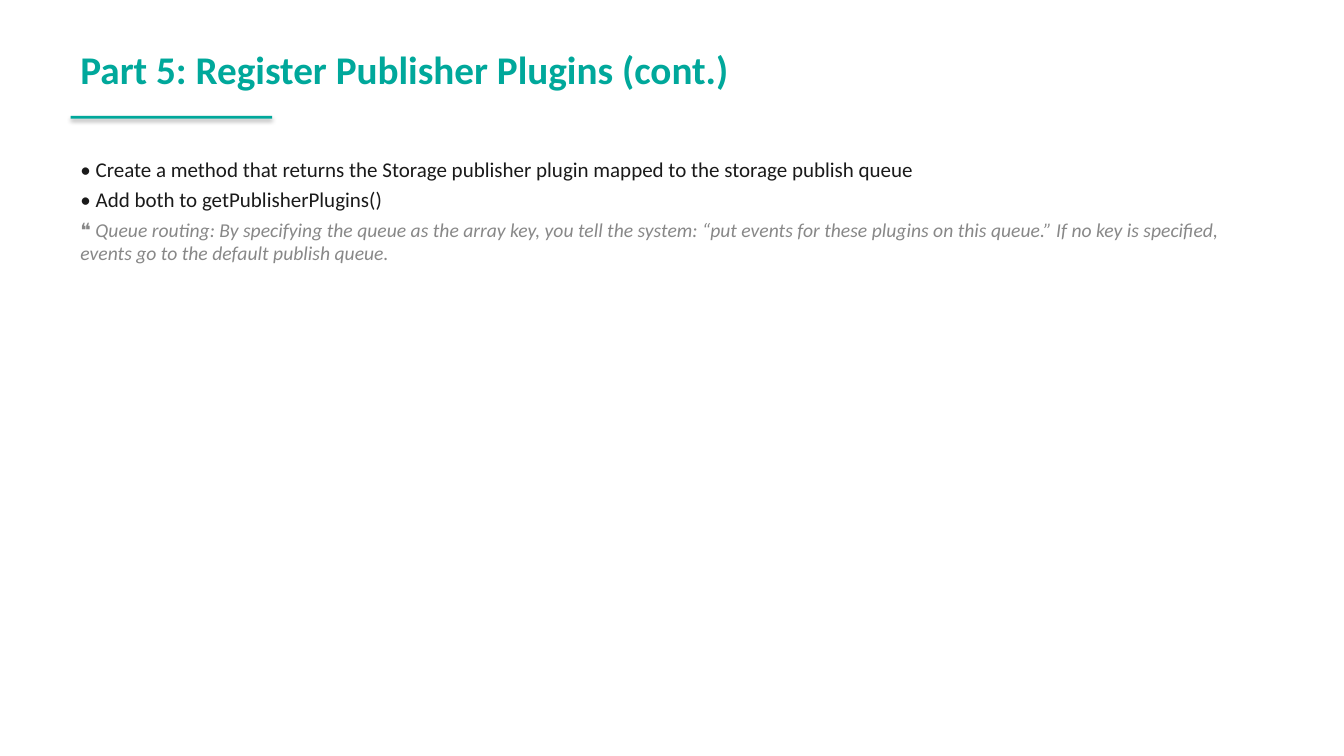
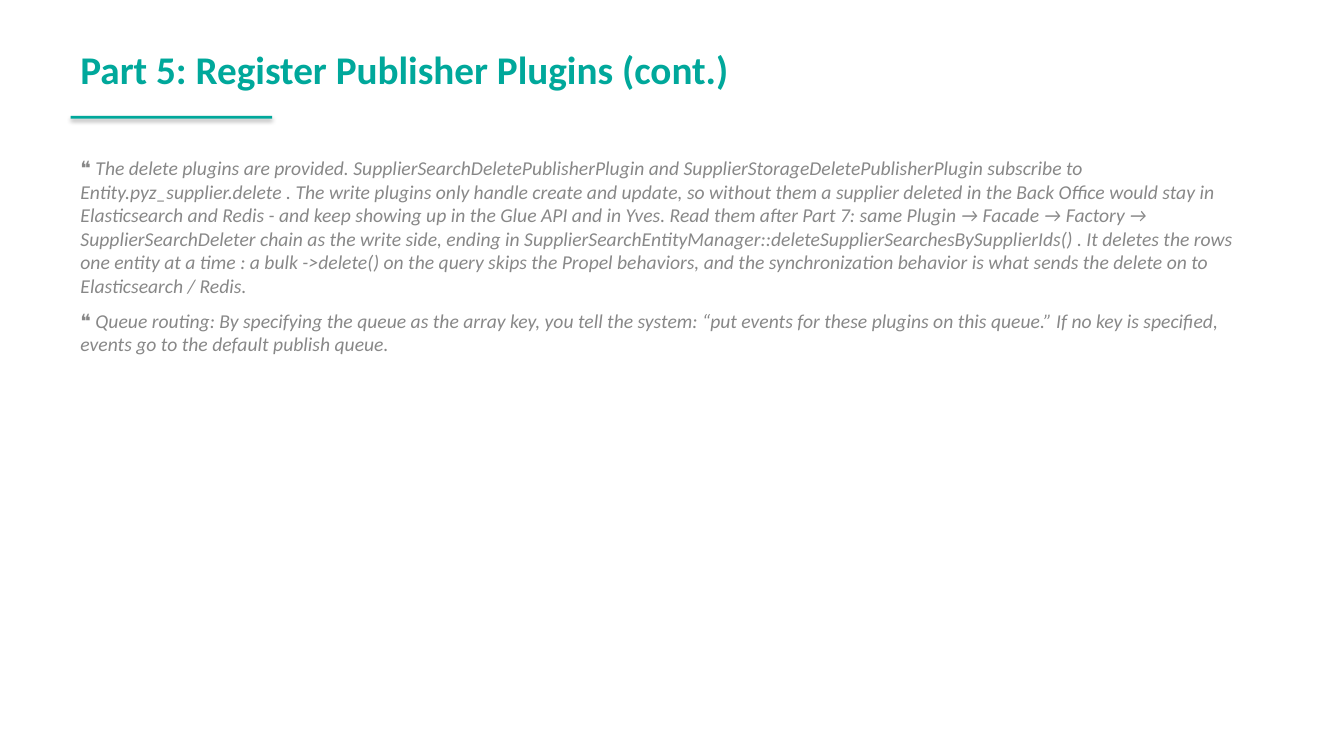
Before and after one commit to spryker-academy/instructor-exercises, a slide deck: slide 98 of guides-pptx/spryker-academy-professional.pptx (slide 97 before the commit). Drawn at 1344x756 pixels with LibreOffice and Linux fonts; fonts in the diff are those of the drawing. Boxes give left, top, right and bottom in pixels: in the first picture for what was removed or moved away, otherwise in the second. Text is boxed around its words. In the diff, an @@ line names an element or a change of style, - is before the commit and + after.

```diff
--- a/guides-pptx/spryker-academy-professional.pptx
+++ b/guides-pptx/spryker-academy-professional.pptx
@@ text at (x1=80, y1=161, x2=1232, y2=293): text changed; size 15 to 14 pt; text colour #1A1A1A to #888888; italic on @@
-• Create a method that returns the Storage publisher plugin mapped to the storage publish queue
-• Add both to getPublisherPlugins()
+❝ The delete plugins are provided. SupplierSearchDeletePublisherPlugin and SupplierStorageDeletePublisherPlugin subscribe to Entity.pyz_supplier.delete . The write plugins only handle create and update, so without them a supplier deleted in the Back Office would stay in Elasticsearch and Redis - and keep showing up in the Glue API and in Yves. Read them after Part 7: same Plugin → Facade → Factory → SupplierSearchDeleter chain as the write side, ending in SupplierSearchEntityManager::deleteSupplierSearchesBySupplierIds() . It deletes the rows one entity at a time : a bulk ->delete() on the query skips the Propel behaviors, and the synchronization behavior is what sends the delete on to Elasticsearch / Redis.
```
Also in this commit, not shown: 1 other slide changed, 2 slides added, 2 other files.
